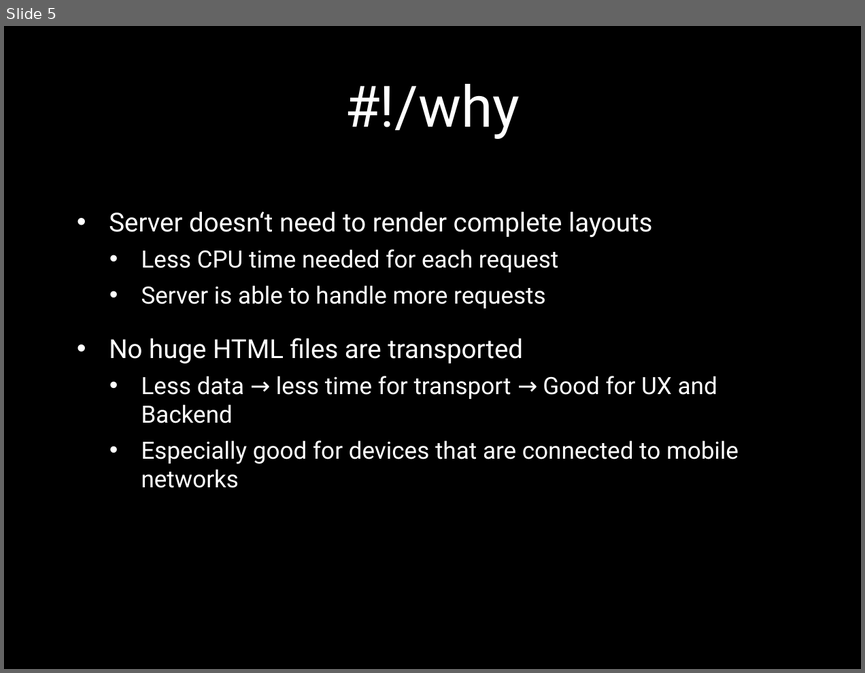
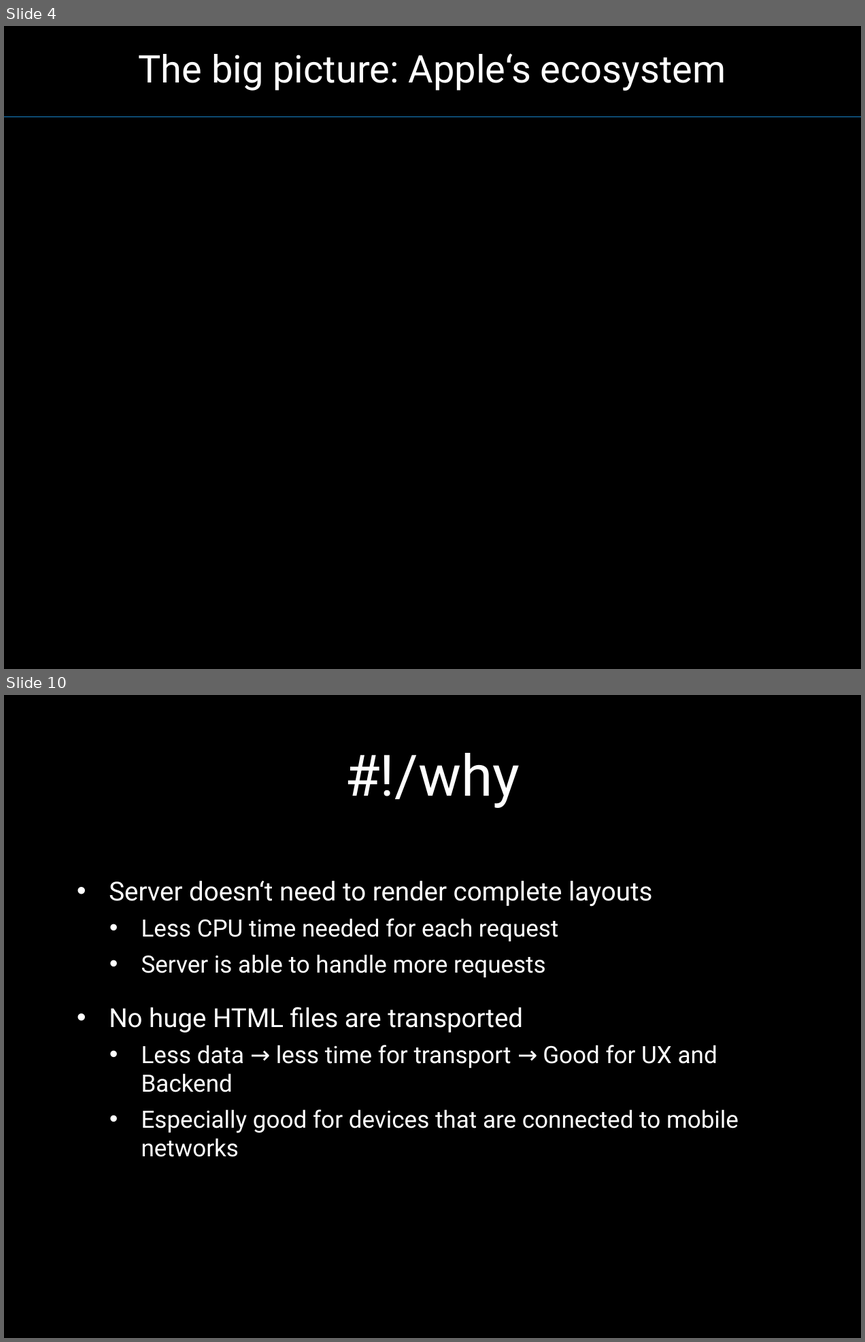
Before and after one commit to janmonschke/Bachelor-Thesis, a slide deck: barcamp presentation.pptx. Shown one above the other, each under a label of ours: slide 5 before the commit, slides 4 and 10 after it; the slides between them are not shown. The pictures are 865x673 and 865x1342 pixels, drawn with LibreOffice and Linux fonts; fonts in the diff are those of the drawing; background and template pictures are left out. Boxes give left, top, right and bottom in pixels: in the first picture for what was removed or moved away, otherwise in the second. Text is boxed around its words. In the diff, an @@ line names an element or a change of style, - is before the commit and + after.

```diff
--- a/barcamp presentation.pptx
+++ b/barcamp presentation.pptx
@@ slide 4 added at [4,26,861,669], background picture (left out) @@
@@ rectangle added at [4,26,861,117], fill #000000, outline #1884CD 0.5 pt @@
@@ title added at [138,53,725,91], 32 pt, text #FFFFFF @@
+The big picture: Apple‘s ecosystem
@@ what was slide 5 is now slide 10 @@
```
Also in this commit, not shown: 6 slides changed, 7 other slides added, 2 slides removed, 3 other files.
